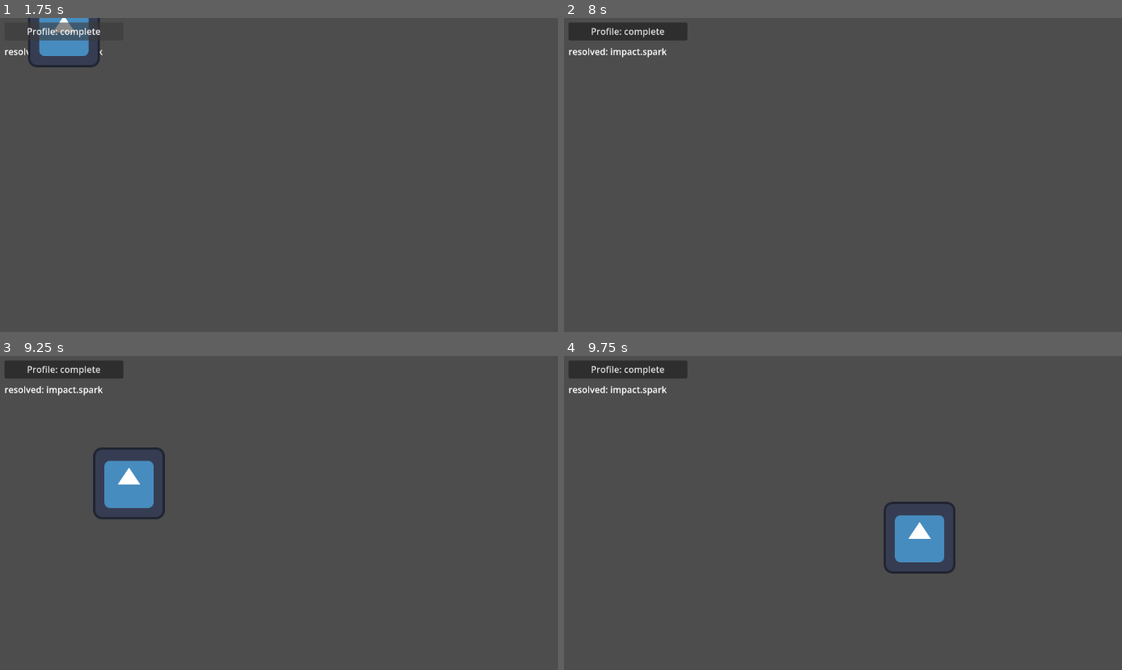
Above: before the commit, frames 1-4 (two rows, left to right).
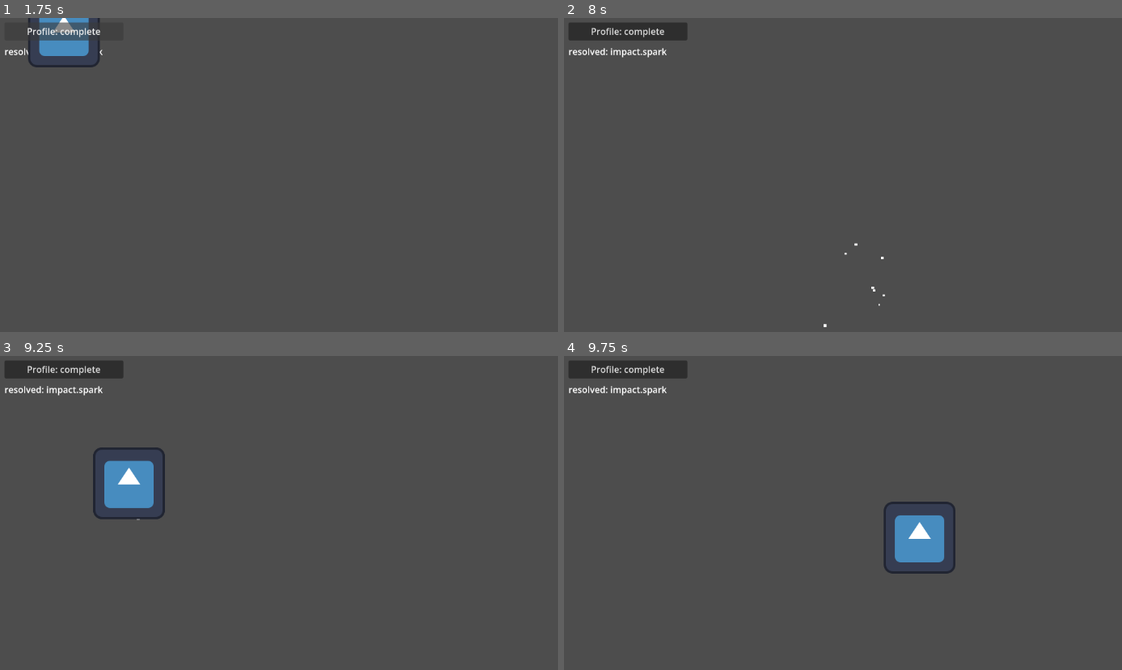
Above: after the commit, the same moments.

Repository: brisketty/asap2d.brk
Game: Godot game, scene res://scenes/foundation_demo.tscn
The game is run twice, just before and just after one commit, with the same random seed, the same clock (stepped at 60 frames per second) and the same inputs. The engine's default icon, where the game draws it, is replaced by a stand-in: a white triangle on a blue panel in a dark square.
Inputs (mouse positions are in pixels of both pictures, inside the frame that each line leads up to):
- Up to frame 1 (1.75 s): click "Profile: complete" at 0.5 s; click "Profile: sparse" at 1.25 s
- Up to frame 2 (8 s): click "Profile: complete" at 2 s; click "Profile: sparse" at 2.75 s; click "Profile: complete" at 3.5 s; click "Profile: sparse" at 4.25 s; move the mouse to (1027, 181) at 5.02 s; click (1027, 181) at 5.17 s; move the mouse to (759, 218) at 5.77 s; click (759, 218) at 5.92 s; move the mouse to (949, 118) at 6.52 s; click (949, 118) at 6.67 s; move the mouse to (854, 272) at 7.27 s; click (854, 272) at 7.42 s
- Up to frame 3 (9.25 s): move the mouse to (518, 591) at 8.02 s; click (518, 591) at 8.17 s; move the mouse to (128, 484) at 8.77 s; click (128, 484) at 8.92 s
- Up to frame 4 (9.75 s): move the mouse to (921, 538) at 9.52 s; click (921, 538) at 9.67 s

Frame 1 is identical in both runs. In frame 2, less than 0.1% of the frame differs, in the area x 46-58%, y 71-99%; in frame 3, less than 0.1%; in frame 4, nothing differs.

Commit message:
Add Impact & Combat VFX subsystem (Phase 1)
ImpactVfx autoload translates impact.* / combat.hitstop semantic events into
pooled particle bursts and a single coordinated hit-stop. Pure translation
(intensity-table lookup, hit-stop bookkeeping) lives in ImpactTranslation, an
autoload-free static class that is unit-tested headless; the Node is thin wiring.

- ImpactIntensity resource + designer-tunable @export table (empty -> sane
  basic/heavy/crit/block defaults). An explicit table replaces the defaults.
- ParticleBurstPool over the generic NodePool; burst() pulls a
  ParticleProcessMaterial via ThemeManager.resolve_particle, falling through to
  the prefab's built-in material on a miss.
- Hit-stop: Engine.time_scale pulse (0.0001, not 0.0) with a real-time
  ignore_time_scale timer chain; overlapping requests take the max, restore once.
- Opt-in entity components that listen on the bus directly (subsystem never
  touches entities): HitFlash (modulate pulse), KnockbackReceiver (lurch + ease),
  SquashStretch (elastic squash).
- scenes/demo_impact_vfx.tscn; tests/test_impact_vfx.gd (13 checks).

6 test suites / 62 checks green; editor import clean; demo + runtime smoke pass.

Co-Authored-By: Claude Sonnet 5 <noreply@anthropic.com>
Claude-Session: https://claude.ai/code/session_019ZowgasnaUfikFXWowRAdp

Diff:
--- /dev/null
+++ b/autoloads/impact_vfx.gd
@@ -0,0 +1,91 @@
+class_name ImpactVfxSubsystem
+extends Node
+## Impact & Combat VFX. Registered as the `ImpactVfx` autoload.
+##
+## Translates `impact.*` and `combat.hitstop` semantic events into pooled
+## particle bursts and a single coordinated hit-stop. Hit-flash, knockback and
+## squash & stretch are opt-in components (prefabs/hit_flash, knockback_receiver,
+## squash_stretch) that entities attach and that listen on the Event Bus
+## directly - the subsystem never looks entity nodes up.
+##
+## Pure translation / bookkeeping lives in `ImpactTranslation` (autoload-free,
+## unit-tested headless).
+
+## Hit-stop time scale. A tiny non-zero value rather than 0.0 so `_process` on
+## always-process nodes keeps ticking; visually indistinguishable from a freeze.
+const HITSTOP_TIME_SCALE := 0.0001
+
+@export_group("Intensity", "intensity_")
+## Leave empty to use `ImpactTranslation.build_default_intensity_table()`.
+@export var intensity_table: Array[ImpactIntensity] = []
+
+@export_group("Hit-stop", "hitstop_")
+@export var hitstop_max_seconds: float = 0.5
+
+var intensity_by_event_id: Dictionary = {}
+var particle_burst_pool: ParticleBurstPool
+
+var hitstop_active: bool = false
+var hitstop_end_msec: int = 0
+
+
+func _ready() -> void:
+	rebuild_intensity_lookup()
+	particle_burst_pool = ParticleBurstPool.get_packed_scene().instantiate()
+	add_child(particle_burst_pool)
+	EventBus.semantic_event_emitted.connect(handle_semantic_event_emitted)
+
+
+func rebuild_intensity_lookup() -> void:
+	var table := intensity_table
+	if table.is_empty():
+		table = ImpactTranslation.build_default_intensity_table()
+	intensity_by_event_id = ImpactTranslation.build_lookup(table)
+
+
+## The intensity row for an event id, or null.
+func resolve_impact(p_event_id: StringName) -> ImpactIntensity:
+	return intensity_by_event_id.get(p_event_id)
+
+
+func handle_semantic_event_emitted(p_event_id: StringName, p_context: Dictionary) -> void:
+	if p_event_id == EventIds.COMBAT_HITSTOP:
+		request_hitstop(float(p_context.get(Utility.CONTEXT_MAGNITUDE_KEY, 0.0)))
+		return
+	var entry := resolve_impact(p_event_id)
+	if not Utility.is_object_valid(entry):
+		return
+	var position: Vector2 = p_context.get(Utility.CONTEXT_POSITION_KEY, Vector2.ZERO)
+	if Utility.is_object_valid(particle_burst_pool):
+		particle_burst_pool.burst(position, entry.intensity_particle_asset_id, entry.intensity_particle_count)
+	if entry.intensity_hitstop_seconds > 0.0:
+		request_hitstop(entry.intensity_hitstop_seconds)
+
+
+func request_hitstop(p_seconds: float) -> void:
+	var now := Time.get_ticks_msec()
+	var new_end := ImpactTranslation.compute_hitstop_end(hitstop_end_msec, now, p_seconds, hitstop_max_seconds)
+	if new_end <= now:
+		return
+	hitstop_end_msec = new_end
+	if hitstop_active:
+		return
+	hitstop_active = true
+	Engine.time_scale = HITSTOP_TIME_SCALE
+	check_hitstop()
+
+
+func check_hitstop() -> void:
+	var remaining_msec := hitstop_end_msec - Time.get_ticks_msec()
+	if remaining_msec <= 0:
+		end_hitstop()
+		return
+	# Real-time timer (ignore_time_scale = true) so it fires while frozen.
+	var timer := get_tree().create_timer(remaining_msec / 1000.0, true, false, true)
+	timer.timeout.connect(check_hitstop)
+
+
+func end_hitstop() -> void:
+	hitstop_active = false
+	hitstop_end_msec = 0
+	Engine.time_scale = 1.0
--- /dev/null
+++ b/prefabs/hit_flash.gd
@@ -0,0 +1,52 @@
+class_name HitFlash
+extends Node
+## Opt-in hit-flash. Add as a child of an entity scene, point `node_target` at a
+## CanvasItem and set `flash_source_id` to the entity's abstract id. On any
+## `impact.*` event whose context `source_id` matches, the target briefly
+## brightens.
+##
+## Phase 1 uses a `modulate` pulse (always works, no shader). A shader-material
+## flash via `flash_shader_asset_id` + ThemeManager.resolve_shader is a Phase 2
+## upgrade; a missing shader will stay a no-op over the modulate fallback.
+
+const IMPACT_NAMESPACE := "impact."
+const FLASH_MODULATE := Color(3.0, 3.0, 3.0, 1.0)
+
+@export_group("Flash", "flash_")
+@export var flash_source_id: StringName
+@export var flash_duration: float = 0.12
+@export var flash_shader_asset_id: StringName
+
+@export_group("Nodes", "node_")
+@export var node_target: CanvasItem
+
+var base_modulate: Color = Color.WHITE
+var flash_tween: Tween
+
+
+static func get_packed_scene() -> PackedScene:
+	return load("res://prefabs/hit_flash.tscn") as PackedScene
+
+
+func _ready() -> void:
+	if Utility.is_object_valid(node_target):
+		base_modulate = node_target.modulate
+	EventBus.semantic_event_emitted.connect(handle_semantic_event_emitted)
+
+
+func handle_semantic_event_emitted(p_event_id: StringName, p_context: Dictionary) -> void:
+	if not String(p_event_id).begins_with(IMPACT_NAMESPACE):
+		return
+	if p_context.get(Utility.CONTEXT_SOURCE_ID_KEY, &"") != flash_source_id:
+		return
+	flash()
+
+
+func flash() -> void:
+	if not Utility.is_object_valid(node_target):
+		return
+	if Utility.is_object_valid(flash_tween):
+		flash_tween.kill()
+	node_target.modulate = FLASH_MODULATE
+	flash_tween = create_tween()
+	flash_tween.tween_property(node_target, "modulate", base_modulate, flash_duration)
--- /dev/null
+++ b/prefabs/hit_flash.tscn
@@ -0,0 +1,6 @@
+[gd_scene load_steps=2 format=3]
+
+[ext_resource type="Script" path="res://prefabs/hit_flash.gd" id="1"]
+
+[node name="HitFlash" type="Node"]
+script = ExtResource("1")
--- /dev/null
+++ b/prefabs/knockback_receiver.gd
@@ -0,0 +1,52 @@
+class_name KnockbackReceiver
+extends Node
+## Opt-in knockback. Add as a child of an entity scene, point `node_target` at
+## the Node2D to shove and set `knockback_source_id` to the entity's abstract id.
+## On a `combat.knockback` event whose context `source_id` matches, the target
+## lurches along `context.direction` by `context.magnitude` and eases back.
+##
+## Logic code stays pure: it emits the abstract knockback intent; this component
+## is one way to render it. Entity movement code may instead read the same
+## context and apply real velocity.
+
+const LURCH_SECONDS := 0.06
+
+@export_group("Knockback", "knockback_")
+@export var knockback_source_id: StringName
+@export var knockback_strength: float = 1.0
+@export var knockback_recover_seconds: float = 0.25
+
+@export_group("Nodes", "node_")
+@export var node_target: Node2D
+
+var knockback_tween: Tween
+
+
+static func get_packed_scene() -> PackedScene:
+	return load("res://prefabs/knockback_receiver.tscn") as PackedScene
+
+
+func _ready() -> void:
+	EventBus.semantic_event_emitted.connect(handle_semantic_event_emitted)
+
+
+func handle_semantic_event_emitted(p_event_id: StringName, p_context: Dictionary) -> void:
+	if p_event_id != EventIds.COMBAT_KNOCKBACK:
+		return
+	if p_context.get(Utility.CONTEXT_SOURCE_ID_KEY, &"") != knockback_source_id:
+		return
+	if not Utility.is_object_valid(node_target):
+		return
+	var direction: Vector2 = p_context.get(Utility.CONTEXT_DIRECTION_KEY, Vector2.ZERO)
+	var magnitude: float = p_context.get(Utility.CONTEXT_MAGNITUDE_KEY, 0.0)
+	apply_knockback(direction * magnitude * knockback_strength)
+
+
+func apply_knockback(p_offset: Vector2) -> void:
+	if Utility.is_object_valid(knockback_tween):
+		knockback_tween.kill()
+	var origin := node_target.position
+	knockback_tween = create_tween()
+	knockback_tween.tween_property(node_target, "position", origin + p_offset, LURCH_SECONDS)
+	knockback_tween.tween_property(node_target, "position", origin, knockback_recover_seconds) \
+		.set_trans(Tween.TRANS_ELASTIC).set_ease(Tween.EASE_OUT)
--- /dev/null
+++ b/prefabs/knockback_receiver.tscn
@@ -0,0 +1,6 @@
+[gd_scene load_steps=2 format=3]
+
+[ext_resource type="Script" path="res://prefabs/knockback_receiver.gd" id="1"]
+
+[node name="KnockbackReceiver" type="Node"]
+script = ExtResource("1")
--- /dev/null
+++ b/prefabs/particle_burst.tscn
@@ -0,0 +1,20 @@
+[gd_scene load_steps=2 format=3]
+
+[sub_resource type="ParticleProcessMaterial" id="ppm"]
+particle_flag_disable_z = true
+emission_shape = 0
+direction = Vector3(0, -1, 0)
+spread = 180.0
+initial_velocity_min = 60.0
+initial_velocity_max = 160.0
+gravity = Vector3(0, 220, 0)
+scale_min = 2.0
+scale_max = 5.0
+
+[node name="ParticleBurst" type="GPUParticles2D"]
+emitting = false
+amount = 16
+lifetime = 0.5
+one_shot = true
+explosiveness = 1.0
+process_material = SubResource("ppm")
--- /dev/null
+++ b/prefabs/particle_burst_pool.gd
@@ -0,0 +1,40 @@
+class_name ParticleBurstPool
+extends Node
+## Pooled one-shot particle bursts. Wraps a NodePool of `particle_burst.tscn`
+## (a one-shot GPUParticles2D). The Impact VFX subsystem calls `burst()`; the
+## burst node is released back to the pool after its lifetime.
+
+const RELEASE_GRACE_SECONDS := 0.15
+
+@export_group("Nodes", "node_")
+@export var node_pool: NodePool
+
+
+static func get_packed_scene() -> PackedScene:
+	return load("res://prefabs/particle_burst_pool.tscn") as PackedScene
+
+
+func burst(p_position: Vector2, p_particle_asset_id: StringName, p_amount: int) -> void:
+	if not Utility.is_object_valid(node_pool):
+		printerr("ParticleBurstPool: node_pool is not set.")
+		return
+	var particles := node_pool.acquire() as GPUParticles2D
+	if not Utility.is_object_valid(particles):
+		return
+	particles.global_position = p_position
+	particles.amount = maxi(p_amount, 1)
+
+	var resolved := ThemeManager.resolve_particle(p_particle_asset_id)
+	var process_material := resolved as ParticleProcessMaterial
+	if Utility.is_object_valid(process_material):
+		particles.process_material = process_material
+
+	particles.restart()
+	particles.emitting = true
+
+	var lifetime: float = particles.lifetime + RELEASE_GRACE_SECONDS
+	var timer := get_tree().create_timer(lifetime)
+	timer.timeout.connect(func() -> void:
+		if Utility.is_object_valid(particles):
+			particles.emitting = false
+		node_pool.release(particles))
--- /dev/null
+++ b/prefabs/particle_burst_pool.tscn
@@ -0,0 +1,15 @@
+[gd_scene load_steps=4 format=3]
+
+[ext_resource type="Script" path="res://prefabs/particle_burst_pool.gd" id="1"]
+[ext_resource type="Script" path="res://prefabs/node_pool.gd" id="2"]
+[ext_resource type="PackedScene" path="res://prefabs/particle_burst.tscn" id="3"]
+
+[node name="ParticleBurstPool" type="Node" node_paths=PackedStringArray("node_pool")]
+script = ExtResource("1")
+node_pool = NodePath("NodePool")
+
+[node name="NodePool" type="Node" parent="."]
+script = ExtResource("2")
+pool_scene = ExtResource("3")
+pool_prewarm_count = 4
+pool_max_count = 24
--- /dev/null
+++ b/prefabs/squash_stretch.gd
@@ -0,0 +1,58 @@
+class_name SquashStretch
+extends Node
+## Opt-in squash & stretch. Add as a child of an entity scene, point
+## `node_target` at the Node2D to deform and set `squash_source_id`. On a
+## matching `impact.*` or `combat.knockback` event the target squashes wide-and-
+## flat, then springs back to its original scale.
+
+@export_group("Squash", "squash_")
+@export var squash_source_id: StringName
+@export var squash_event_prefixes: PackedStringArray = ["impact.", "combat.knockback"]
+## 0.25 => squashes to 125% wide, 75% tall.
+@export var squash_amount: float = 0.25
+@export var squash_in_seconds: float = 0.06
+@export var squash_out_seconds: float = 0.22
+
+@export_group("Nodes", "node_")
+@export var node_target: Node2D
+
+var base_scale: Vector2 = Vector2.ONE
+var squash_tween: Tween
+
+
+static func get_packed_scene() -> PackedScene:
+	return load("res://prefabs/squash_stretch.tscn") as PackedScene
+
+
+func _ready() -> void:
+	if Utility.is_object_valid(node_target):
+		base_scale = node_target.scale
+	EventBus.semantic_event_emitted.connect(handle_semantic_event_emitted)
+
+
+func handle_semantic_event_emitted(p_event_id: StringName, p_context: Dictionary) -> void:
+	if not event_id_matches(p_event_id):
+		return
+	if p_context.get(Utility.CONTEXT_SOURCE_ID_KEY, &"") != squash_source_id:
+		return
+	squash()
+
+
+func event_id_matches(p_event_id: StringName) -> bool:
+	var event_id := String(p_event_id)
+	for prefix: String in squash_event_prefixes:
+		if event_id.begins_with(prefix):
+			return true
+	return false
+
+
+func squash() -> void:
+	if not Utility.is_object_valid(node_target):
+		return
+	if Utility.is_object_valid(squash_tween):
+		squash_tween.kill()
+	var squashed := Vector2(base_scale.x * (1.0 + squash_amount), base_scale.y * (1.0 - squash_amount))
+	squash_tween = create_tween()
+	squash_tween.tween_property(node_target, "scale", squashed, squash_in_seconds)
+	squash_tween.tween_property(node_target, "scale", base_scale, squash_out_seconds) \
+		.set_trans(Tween.TRANS_ELASTIC).set_ease(Tween.EASE_OUT)
--- /dev/null
+++ b/prefabs/squash_stretch.tscn
@@ -0,0 +1,6 @@
+[gd_scene load_steps=2 format=3]
+
+[ext_resource type="Script" path="res://prefabs/squash_stretch.gd" id="1"]
+
+[node name="SquashStretch" type="Node"]
+script = ExtResource("1")
--- a/project.godot
+++ b/project.godot
@@ -23,6 +23,7 @@
 
 EventBus="*res://autoloads/event_bus.gd"
 ThemeManager="*res://autoloads/theme_manager.gd"
+ImpactVfx="*res://autoloads/impact_vfx.gd"
 
 [editor_plugins]
 
--- /dev/null
+++ b/scenes/demo_impact_vfx.gd
@@ -0,0 +1,58 @@
+class_name ImpactVfxDemo
+extends Node2D
+## Visual harness for the Impact & Combat VFX subsystem. Buttons emit abstract
+## impact.* / combat.knockback events at a dummy target that carries opt-in
+## HitFlash, SquashStretch and KnockbackReceiver components. The subsystem
+## autoload turns the same events into pooled particle bursts and hit-stop.
+
+const TARGET_SOURCE_ID := &"dummy"
+
+@export_group("Profiles", "profile_")
+@export var profile_available: Array[ThemeProfile] = []
+
+@export_group("Nodes", "node_")
+@export var node_target: Node2D
+@export var node_basic_button: BaseButton
+@export var node_heavy_button: BaseButton
+@export var node_crit_button: BaseButton
+@export var node_knockback_button: BaseButton
+
+
+static func get_packed_scene() -> PackedScene:
+	return load("res://scenes/demo_impact_vfx.tscn") as PackedScene
+
+
+func _ready() -> void:
+	ThemeManager.profile_available = profile_available
+	if not profile_available.is_empty():
+		ThemeManager.set_active_profile_by_id(profile_available[0].profile_id)
+	node_basic_button.pressed.connect(handle_node_basic_button_pressed)
+	node_heavy_button.pressed.connect(handle_node_heavy_button_pressed)
+	node_crit_button.pressed.connect(handle_node_crit_button_pressed)
+	node_knockback_button.pressed.connect(handle_node_knockback_button_pressed)
+
+
+func emit_impact(p_event_id: StringName, p_magnitude: float) -> void:
+	var context := Utility.make_spatial_context(
+		node_target.global_position,
+		Vector2.from_angle(randf() * TAU),
+		p_magnitude,
+		TARGET_SOURCE_ID,
+	)
+	EventBus.emit_semantic_event(p_event_id, context)
+
+
+func handle_node_basic_button_pressed() -> void:
+	emit_impact(EventIds.IMPACT_BASIC, 6.0)
+
+
+func handle_node_heavy_button_pressed() -> void:
+	emit_impact(EventIds.IMPACT_HEAVY, 14.0)
+
+
+func handle_node_crit_button_pressed() -> void:
+	emit_impact(EventIds.IMPACT_CRIT, 24.0)
+
+
+func handle_node_knockback_button_pressed() -> void:
+	emit_impact(EventIds.COMBAT_KNOCKBACK, 64.0)
--- /dev/null
+++ b/scenes/demo_impact_vfx.tscn
@@ -0,0 +1,54 @@
+[gd_scene load_steps=8 format=3]
+
+[ext_resource type="Script" path="res://scenes/demo_impact_vfx.gd" id="1"]
+[ext_resource type="Texture2D" path="res://icon.svg" id="2"]
+[ext_resource type="PackedScene" path="res://prefabs/hit_flash.tscn" id="3"]
+[ext_resource type="PackedScene" path="res://prefabs/squash_stretch.tscn" id="4"]
+[ext_resource type="PackedScene" path="res://prefabs/knockback_receiver.tscn" id="5"]
+[ext_resource type="Resource" path="res://assets/theme_profile_complete.tres" id="6"]
+[ext_resource type="Resource" path="res://assets/theme_profile_sparse.tres" id="7"]
+
+[node name="ImpactVfxDemo" type="Node2D" node_paths=PackedStringArray("node_target", "node_basic_button", "node_heavy_button", "node_crit_button", "node_knockback_button")]
+script = ExtResource("1")
+profile_available = [ExtResource("6"), ExtResource("7")]
+node_target = NodePath("Target")
+node_basic_button = NodePath("Ui/VBox/BasicButton")
+node_heavy_button = NodePath("Ui/VBox/HeavyButton")
+node_crit_button = NodePath("Ui/VBox/CritButton")
+node_knockback_button = NodePath("Ui/VBox/KnockbackButton")
+
+[node name="Target" type="Sprite2D" parent="."]
+position = Vector2(576, 324)
+texture = ExtResource("2")
+
+[node name="HitFlash" parent="Target" instance=ExtResource("3") node_paths=PackedStringArray("node_target")]
+flash_source_id = &"dummy"
+node_target = NodePath("..")
+
+[node name="SquashStretch" parent="Target" instance=ExtResource("4") node_paths=PackedStringArray("node_target")]
+squash_source_id = &"dummy"
+node_target = NodePath("..")
+
+[node name="KnockbackReceiver" parent="Target" instance=ExtResource("5") node_paths=PackedStringArray("node_target")]
+knockback_source_id = &"dummy"
+node_target = NodePath("..")
+
+[node name="Ui" type="CanvasLayer" parent="."]
+
+[node name="VBox" type="VBoxContainer" parent="Ui"]
+offset_left = 8.0
+offset_top = 8.0
+offset_right = 200.0
+offset_bottom = 180.0
+
+[node name="BasicButton" type="Button" parent="Ui/VBox"]
+text = "impact.basic"
+
+[node name="HeavyButton" type="Button" parent="Ui/VBox"]
+text = "impact.heavy"
+
+[node name="CritButton" type="Button" parent="Ui/VBox"]
+text = "impact.crit"
+
+[node name="KnockbackButton" type="Button" parent="Ui/VBox"]
+text = "combat.knockback"
--- /dev/null
+++ b/scripts/impact_intensity.gd
@@ -0,0 +1,13 @@
+class_name ImpactIntensity
+extends Resource
+## One row of the Impact & Combat VFX intensity table: how a single impact.*
+## semantic event id translates into concrete VFX parameters. Designer-tunable
+## as a typed array on the ImpactVfx subsystem.
+
+@export var intensity_event_id: StringName = &"impact.basic"
+## Resolved through ThemeManager.resolve_particle at burst time.
+@export var intensity_particle_asset_id: StringName = &"impact.spark"
+@export var intensity_particle_count: int = 8
+## Real-time seconds of hit-stop this impact requests (0 = none). Clamped to the
+## subsystem's hitstop_max_seconds.
+@export var intensity_hitstop_seconds: float = 0.0
--- /dev/null
+++ b/scripts/impact_translation.gd
@@ -0,0 +1,52 @@
+class_name ImpactTranslation
+## Pure translation logic for the Impact & Combat VFX subsystem: intensity-table
+## lookup and hit-stop bookkeeping. No engine state, no autoload references, so
+## it is unit-testable headless. `ImpactVfxSubsystem` is the thin Node wrapper.
+
+## The later of the current hit-stop end and `now + clamp(requested, 0, max)`,
+## in msec. A zero (or negative) request leaves the current end untouched, so a
+## short request never shortens an active hit-stop.
+static func compute_hitstop_end(
+	p_current_end_msec: int,
+	p_now_msec: int,
+	p_requested_seconds: float,
+	p_max_seconds: float,
+) -> int:
+	var clamped := clampf(p_requested_seconds, 0.0, p_max_seconds)
+	if clamped <= 0.0:
+		return p_current_end_msec
+	return maxi(p_current_end_msec, p_now_msec + int(clamped * 1000.0))
+
+
+## `intensity_event_id -> ImpactIntensity`. Invalid rows are skipped; later rows
+## win on a duplicate id.
+static func build_lookup(p_table: Array[ImpactIntensity]) -> Dictionary:
+	var lookup: Dictionary = {}
+	for entry: ImpactIntensity in p_table:
+		if not Utility.is_object_valid(entry):
+			continue
+		lookup[entry.intensity_event_id] = entry
+	return lookup
+
+
+static func build_default_intensity_table() -> Array[ImpactIntensity]:
+	return [
+		make_intensity(EventIds.IMPACT_BASIC, &"impact.spark", 8, 0.0),
+		make_intensity(EventIds.IMPACT_HEAVY, &"impact.spark", 18, 0.08),
+		make_intensity(EventIds.IMPACT_CRIT, &"impact.spark", 30, 0.14),
+		make_intensity(EventIds.IMPACT_BLOCK, &"impact.spark", 6, 0.04),
+	]
+
+
+static func make_intensity(
+	p_event_id: StringName,
+	p_particle_asset_id: StringName,
+	p_count: int,
+	p_hitstop_seconds: float,
+) -> ImpactIntensity:
+	var entry := ImpactIntensity.new()
+	entry.intensity_event_id = p_event_id
+	entry.intensity_particle_asset_id = p_particle_asset_id
+	entry.intensity_particle_count = p_count
+	entry.intensity_hitstop_seconds = p_hitstop_seconds
+	return entry
--- /dev/null
+++ b/tests/test_impact_vfx.gd
@@ -0,0 +1,69 @@
+extends SceneTree
+## Covers ImpactTranslation (pure). The subsystem Node itself references the
+## EventBus / ThemeManager autoloads, which are not loaded in a --script run, so
+## its wiring is verified via the demo scene instead.
+
+
+func _initialize() -> void:
+	var failure_count := 0
+
+	# --- pure hit-stop bookkeeping ---
+	failure_count += expect_int("first request sets end to now + seconds",
+		ImpactTranslation.compute_hitstop_end(0, 1000, 0.1, 0.5), 1100)
+	failure_count += expect_int("request clamped to max",
+		ImpactTranslation.compute_hitstop_end(0, 1000, 2.0, 0.5), 1500)
+	failure_count += expect_int("zero request keeps current end",
+		ImpactTranslation.compute_hitstop_end(4321, 1000, 0.0, 0.5), 4321)
+	failure_count += expect_int("shorter request does not shorten an active hit-stop",
+		ImpactTranslation.compute_hitstop_end(2000, 1000, 0.1, 0.5), 2000)
+	failure_count += expect_int("longer request extends",
+		ImpactTranslation.compute_hitstop_end(1200, 1000, 0.5, 0.5), 1500)
+
+	# --- intensity translation ---
+	var defaults := ImpactTranslation.build_default_intensity_table()
+	var lookup := ImpactTranslation.build_lookup(defaults)
+
+	var heavy: ImpactIntensity = lookup.get(&"impact.heavy")
+	failure_count += expect_true("heavy resolves", Utility.is_object_valid(heavy))
+	failure_count += expect_int("heavy particle count", heavy.intensity_particle_count, 18)
+	failure_count += expect_true("heavy requests hit-stop", heavy.intensity_hitstop_seconds > 0.0)
+
+	var basic: ImpactIntensity = lookup.get(&"impact.basic")
+	failure_count += expect_true("basic requests no hit-stop", is_zero_approx(basic.intensity_hitstop_seconds))
+	failure_count += expect_true("unknown event resolves to null",
+		not Utility.is_object_valid(lookup.get(&"impact.nonexistent")))
+
+	var custom := ImpactTranslation.make_intensity(&"impact.basic", &"impact.spark", 99, 0.0)
+	var custom_table: Array[ImpactIntensity] = [custom]
+	var custom_lookup := ImpactTranslation.build_lookup(custom_table)
+	var overridden: ImpactIntensity = custom_lookup.get(&"impact.basic")
+	failure_count += expect_int("explicit table row wins", overridden.intensity_particle_count, 99)
+	failure_count += expect_true("explicit table has only its own rows",
+		not Utility.is_object_valid(custom_lookup.get(&"impact.heavy")))
+
+	var with_invalid: Array[ImpactIntensity] = [null, custom]
+	failure_count += expect_int("build_lookup skips invalid rows",
+		ImpactTranslation.build_lookup(with_invalid).size(), 1)
+
+	if failure_count > 0:
+		push_error("%d impact-vfx test(s) failed." % failure_count)
+		quit(1)
+		return
+	print("All impact-vfx tests passed.")
+	quit(0)
+
+
+func expect_int(p_label: String, p_actual: int, p_expected: int) -> int:
+	if p_actual == p_expected:
+		print("  ok: %s" % p_label)
+		return 0
+	push_error("  FAIL: %s (expected %d, got %d)" % [p_label, p_expected, p_actual])
+	return 1
+
+
+func expect_true(p_label: String, p_actual: bool) -> int:
+	if p_actual:
+		print("  ok: %s" % p_label)
+		return 0
+	push_error("  FAIL: %s" % p_label)
+	return 1
Not shown, added: autoloads/impact_vfx.gd.uid
Not shown, added: prefabs/hit_flash.gd.uid
Not shown, added: prefabs/knockback_receiver.gd.uid
Not shown, added: prefabs/particle_burst_pool.gd.uid
Not shown, added: prefabs/squash_stretch.gd.uid
Not shown, added: scenes/demo_impact_vfx.gd.uid
Not shown, added: scripts/impact_intensity.gd.uid
Not shown, added: scripts/impact_translation.gd.uid
Not shown, added: tests/test_impact_vfx.gd.uid
Not shown, changed: ARCHITECTURE_SPEC.md
Not shown, changed: REMAINING_TASKS.md
Not shown, changed: STATE.md
